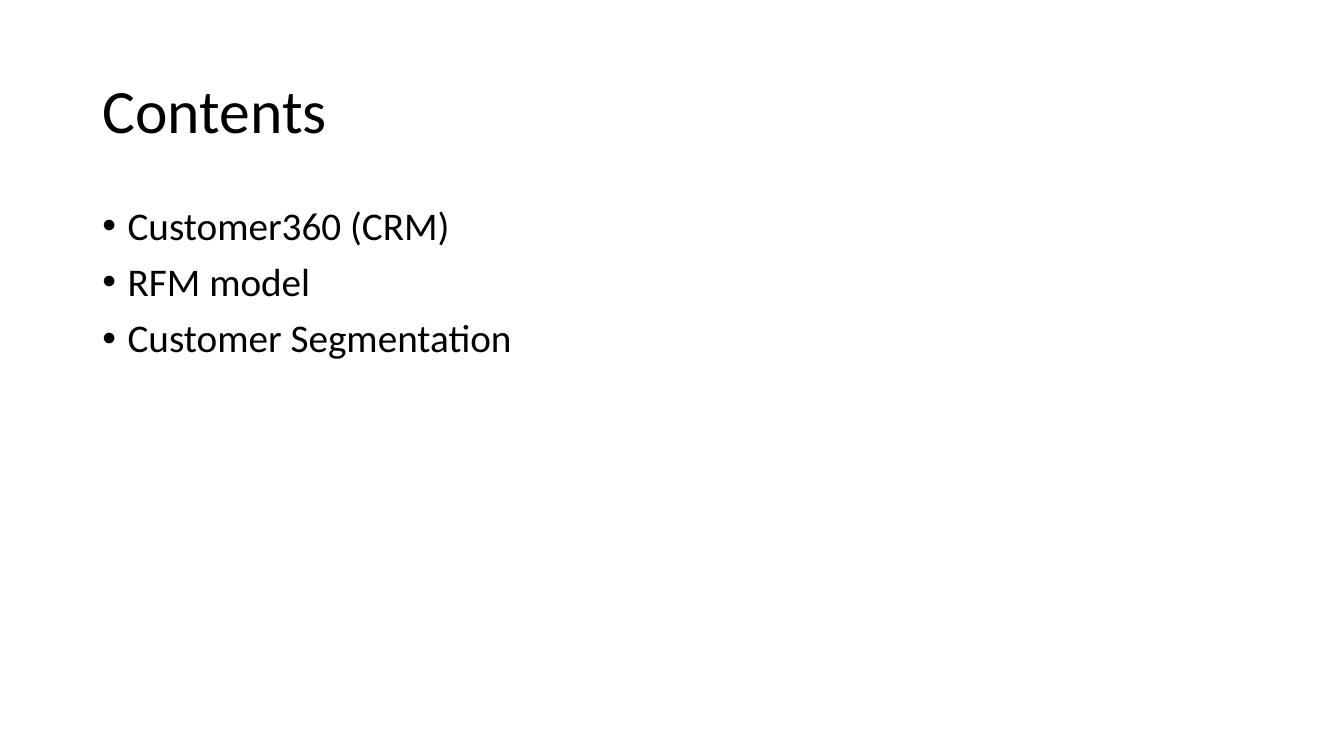
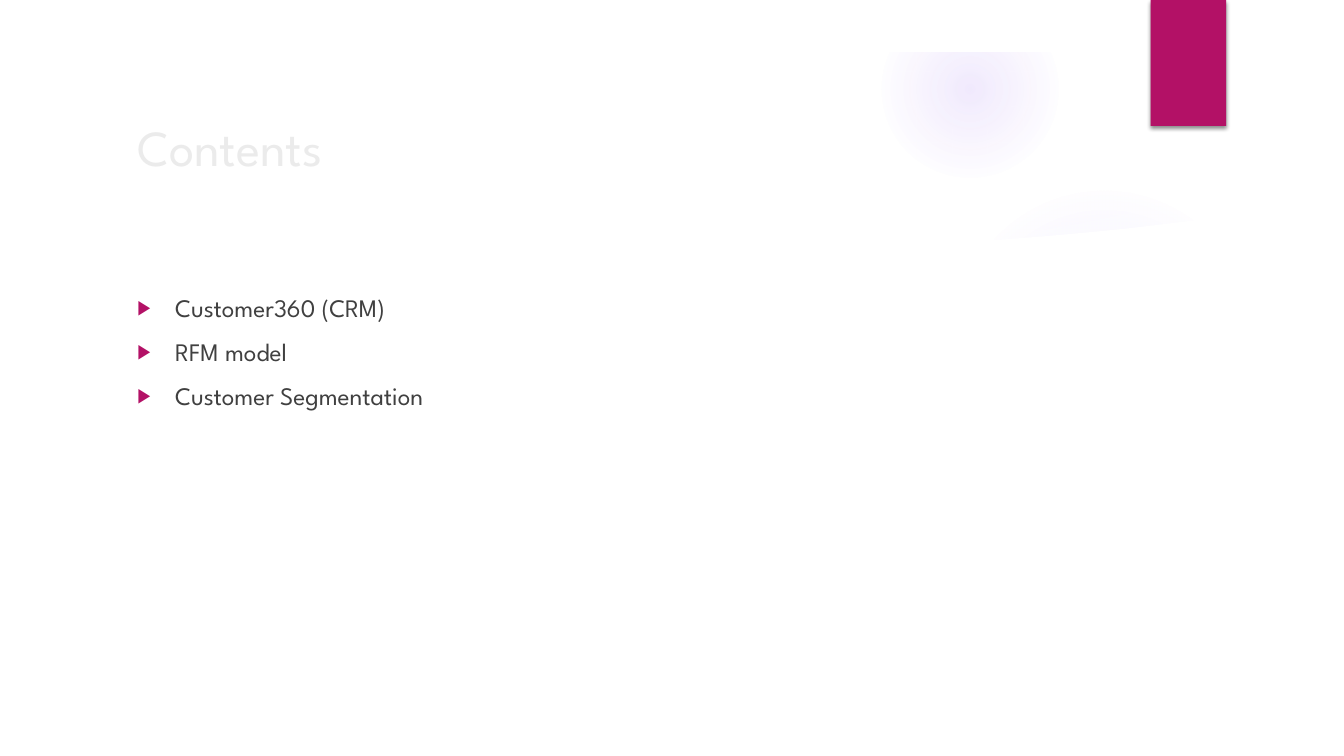
Before and after one commit to hauct/RFM-Customer-Segmentation, a slide deck: slide 2 of report/customer_segment_report.pptx. Drawn at 1344x756 pixels with LibreOffice and Linux fonts; fonts in the diff are those of the drawing; background and template pictures are left out. Boxes give left, top, right and bottom in pixels: in the first picture for what was removed or moved away, otherwise in the second. Text is boxed around its words. In the diff, an @@ line names an element or a change of style, - is before the commit and + after.

```diff
--- a/report/customer_segment_report.pptx
+++ b/report/customer_segment_report.pptx
@@ group added at bbox=[0, 0, 1344, 756]: 3 ellipses, 2 freeform shapes @@
@@ rectangle added at bbox=[1150, 0, 1226, 126], fill #B31166 @@
@@ title "Contents": place and size @@
-title "Contents" at bbox=[102, 93, 326, 134]
+title "Contents" at bbox=[127, 107, 1093, 185]
@@ title "Contents" at bbox=[127, 107, 1093, 185]: size 44 to 36 pt, font Calibri to League Spartan, text colour #000000 to #EBEBEB; line spacing 0.9 to 1 @@
@@ text "Customer360 (CRM)": place and size @@
-text "Customer360 (CRM)" at bbox=[128, 211, 512, 359]
+text "Customer360 (CRM)" at bbox=[175, 299, 423, 411]
@@ text "Customer360 (CRM)" at bbox=[175, 299, 423, 411]: size 28 to 18 pt, font Calibri to League Spartan, text colour #000000 to #404040; bullet • to ▶; line spacing 0.9 to 1 @@
```
Also in this commit, not shown: 10 other slides changed, 19 other files.
